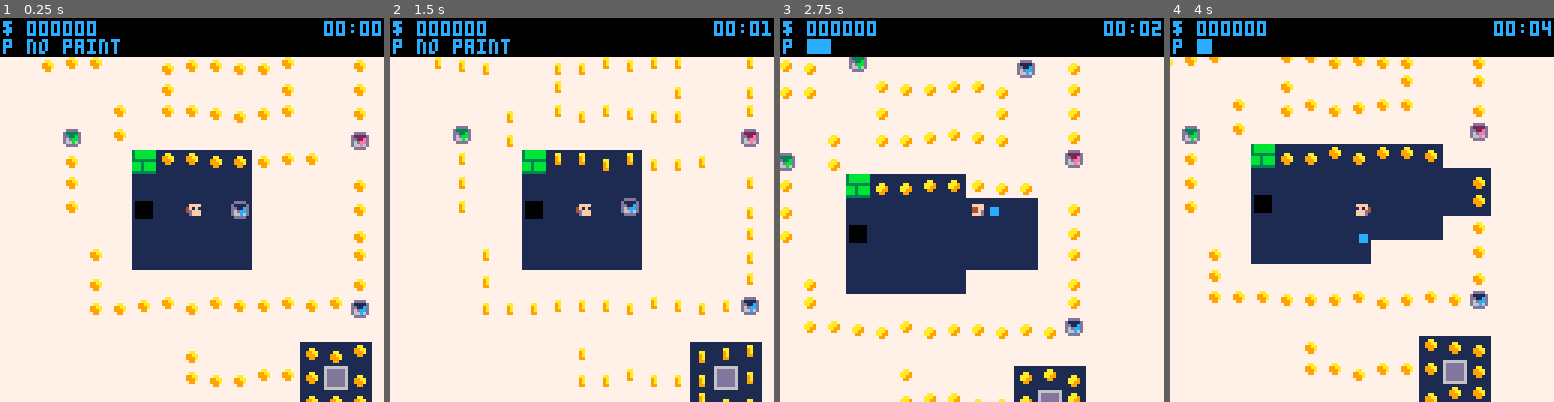
Above: before the commit, frames 1-4 (left to right).
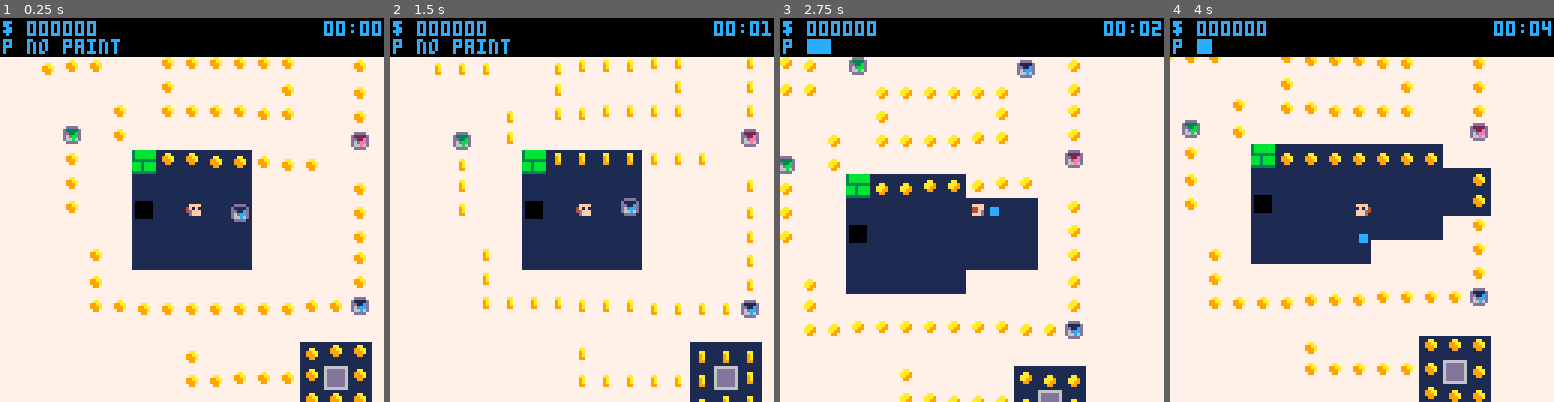
Above: after the commit, the same moments.

Repository: Beetrootmonkey/LudumDare45
Game: PICO-8 cartridge ld45.p8
Same seed, same stepped clock (60 frames per second), same inputs: the game is played once before the commit and once after it.
Inputs:
- Up to frame 1 (0.25 s): no input
- Up to frame 2 (1.5 s): tap X (X key) at 0.33, 1.07 s; tap O (Z key) at 0.7 s
- Up to frame 3 (2.75 s): hold Right 1.6-2.1 s; tap O (Z key) at 1.7, 2.1, 2.5 s; tap X (X key) at 1.85 s; hold Up 2.15-2.42 s; hold Right from 2.47 s (still down)
- Up to frame 4 (4 s): tap O (Z key) at 2.9, 3.3, 3.7 s; tap X (X key) at 2.97 s; release Right at 3.03 s; hold Left 3.08-3.58 s; hold Down 3.63-3.97 s

The runs differ from the first frame. In frame 1, 3.5% of the frame differs, in the area x 10-97%, y 10-100%; in frame 2, 2.2%; in frame 3, 3.3%; in frame 4, 3.5%.

Commit message:
Update ld45.p8

Diff:
--- a/ld45.p8
+++ b/ld45.p8
@@ -320,7 +320,7 @@
  local item = {
   x=x,
   y=y,
-  angle=rnd(1),
+  angle=(x + y) / 20,
   animSpeed=0.15,
   animFrame=1,
   hoverSpeed=0.02,
@@ -348,7 +348,7 @@
  local item = {
   x=x,
   y=y,
-  angle=rnd(1),
+  angle=(x + y) / 20,
   animSpeed=0.15,
   animFrame=1,
   hoverSpeed=0.02,
@@ -385,6 +385,30 @@
    elseif tile >= 48 and tile <= 52 then
     createPowerup(i, j, tile - 48)
     mset(i, j, 71)
+   elseif tile == 75 then
+    if rnd(100) < 30 then
+     mset(i, j, 72)
+    else
+     mset(i, j, 71)
+    end
+   elseif tile == 91 then
+   if rnd(100) < 30 then
+    mset(i, j, 88)
+   else
+    mset(i, j, 87)
+   end
+   elseif tile == 107 then
+   if rnd(100) < 30 then
+    mset(i, j, 104)
+   else
+    mset(i, j, 103)
+   end
+   elseif tile == 123 then
+   if rnd(100) < 30 then
+    mset(i, j, 120)
+   else
+    mset(i, j, 119)
+   end
    elseif tile == 2 then
     createCoin(i, j)
     mset(i, j, 71)
@@ -607,21 +631,21 @@
 0000000000000000000000000000000000000000000000000000000000000000000000000000000000000000000000000000000000000000000000000000000001010101010101000001010000000000030303030303030202030300000000000505050505050504040505000000000007070707070707060607070000000000
 0000000000000000000000000000000000000000000000000000000000000000000000000000000000000000000000000000000000000000000000000000000000000000000000000000000000000000000000000000000000000000000000000000000000000000000000000000000000000000000000000000000000000000
 __map__
-5050505050505050505050505000000000000000000000000000000000000000000000000000000000000000000000000000000000000000000000000000000000000000000000000000000000000000000000000000000000000000000000000000000000000000000000000000000050505050505050505050505050505050
-5050505050505000020202025900000000000000000000000000000000000000000000000000000000000000000000000000000000000000000000000000000000000000000000000000000000000000000000000000000000000000000000000000000000000000000000000000000050020202503100000000000030500250
-5002020202035000000031025900000000000000000000000000000000000000000000000000000000000000000000000000000000000000000000000000000000000000000000000000000000000000000000000000000000000000000000000000000000000000000000000000000050020202500002020202020200500250
-50494900505050494a5050025900000000000000000000000000000000000000000000000000000000000000000000000000000000000000000000000000000000000000000000000000000000000000000000000000000000000000000000000000000000000000000000000000000050505a505000020000000002005a0250
-4900000000000200000250035050505000000000000000000000000000000000000000000000000000000000000000000000000000000000000000000000000000000000000000000000000000000000000000000000000000000000000000000000000000000000000000000000000050000000020002020202020200500250
-5002010101010100480059020000585000000000000000000000000000000000000000000000000000000000000000000000000000000000000000000000000000000000000000000000000000000000000000000000000000000000000000000000000000000000000000000000000050003100020000000000000000503250
-500001010101010000005a020202325000000000000000000000000000000000000000000000000000000000000000000000000000000000000000000000000000000000000000000000000000000000000000000000000000000000000000000000000000000000000000000000000050000200505002020202020202505050
-5050505001010101000050000000005000000000000000000000000000000000000000000000000000000000000000000000000000000000000000000000000000000000000000000000000000000000000000000000000000000000000000000000000000000000000000000000000050000200500000000000000000000250
-5002305000000002000350505050505000000000000000000000000000000000000000000000000000000000000000000000000000000000000000000000000000000000000000000000000000000000000000000000000000000000000000000000000000000000000000000000000050000200004800040030000000000250
-5000000202000000020050020202025000000000000000000000000000000000000000000000000000000000000000000000000000000000000000000000000000000000000000000000000000000000000000000000000000000000000000000000000000000000000000000000000050000000000000000000000000000250
+5050505050505050505050505050505050505050000000000000000000000000000000000000000000000000000000000000000000000000000000000000000000000000000000000000000000000000000000000000000000000000000000000000000000000000000000000000000050505050505050505050505050505050
+5050505050505900020202025900006900000050000000000000000000000000000000000000000000000000000000000000000000000000000000000000000000000000000000000000000000000000000000000000000000000000000000000000000000000000000000000000000050020202503100000000000030500250
+5902020202035000005b31025900320202030050000000000000000000000000000000000000000000000000000000000000000000000000000000000000000000000000000000000000000000000000000000000000000000000000000000000000000000000000000000000000000050020202500002020202020200500250
+50494900505050494a5050025900006b00000050000000000000000000000000000000000000000000000000000000000000000000000000000000000000000000000000000000000000000000000000000000000000000000000000000000000000000000000000000000000000000050505a505000020000000002005a0250
+490000004b000200000250035050505000505050000000000000000000000000000000000000000000000000000000000000000000000000000000000000000000000000000000000000000000000000000000000000000000000000000000000000000000000000000000000000000050000000020002020202020200500250
+5002010101010101484b59026b00585000500000000000000000000000000000000000000000000000000000000000000000000000000000000000000000000000000000000000000000000000000000000000000000000000000000000000000000000000000000000000000000000050003100020000000000000000503250
+504b01010101010101015a026b00000000500000000000000000000000000000000000000000000000000000000000000000000000000000000000000000000000000000000000000000000000000000000000000000000000000000000000000000000000000000000000000000000050000200505002020202020202505050
+5050505001010101010150000000585050500000000000000000000000000000000000000000000000000000000000000000000000000000000000000000000000000000000000000000000000000000000000000000000000000000000000000000000000000000000000000000000050000200500000000000000000000250
+5002305001010102010350506950505000000000000000000000000000000000000000000000000000000000000000000000000000000000000000000000000000000000000000000000000000000000000000000000000000000000000000000000000000000000000000000000000050000200004800040030000000000250
+50000002024b0000020050020202025000000000000000000000000000000000000000000000000000000000000000000000000000000000000000000000000000000000000000000000000000000000000000000000000000000000000000000000000000000000000000000000000050000000000000000000000000000250
 500000000000000200026a020233025000000000000000000000000000000000000000000000000000000000000000000000000000000000000000000000000000000000000000000000000000000000000000000000000000000000000000000000000000000000000000000000000050505002000000000000000000500250
-507902007a007900000050020202026900000000000000000000000000000000000000000000000000000000000000000000000000000000000000000000000000000000000000000000000000000000000000000000000000000000000000000000000000000000000000000000000050505002000000000000005050500250
+507902007a7b7900006b50020202026900000000000000000000000000000000000000000000000000000000000000000000000000000000000000000000000000000000000000000000000000000000000000000000000000000000000000000000000000000000000000000000000050505002000000000000005050500250
 5050790000000200020050005069696900000000000000000000000000000000000000000000000000000000000000000000000000000000000000000000000000000000000000000000000000000000000000000000000000000000000000000000000000000000000000000000000050505002020202020202020202023050
 50505050780000000000005850505050000000000000000000000000000000000000000000000000000000000000000000000000000000000000000000000000000000000000000000000000000000000000000000000000000000000000000000000000000000000000000000000000505050506060606a6060606060606060
-5050505050505000000050505050505000000000000000000000000000000000000000000000000000000000000000000000000000000000000000000000000000000000000000000000000000000000000000000000000000000000000000000000000000000000000000000000000050505050505060026060606002020260
+505050505050507b007b50505050505000000000000000000000000000000000000000000000000000000000000000000000000000000000000000000000000000000000000000000000000000000000000000000000000000000000000000000000000000000000000000000000000050505050505060026060606002020260
 50505050507079797a7979705050505000000000000000000000000000000000000000000000000000000000000000000000000000000000000000000000000000000000000000000000000000000000000000000000000000000000000000000000000000000000000000000000000050505050505060020202020202050260
 0000000000000070007000000000000000000000000000000000000000000000000000000000000000000000000000000000000000000000000000000000000000000000000000000000000000000000000000000000000000000000000000000000000000000000000000000000000000000000000060606060606002020260
 0000000000000070007000000000000000000000000000000000000000000000000000000000000000000000000000000000000000000000000000000000000000000000000000000000000000000000000000000000000000000000000000000000000000000000000000000000000000000000000000000000006060606060
Not shown, changed: 32 lines of the sprite sheet (__gfx__) section of ld45.p8
